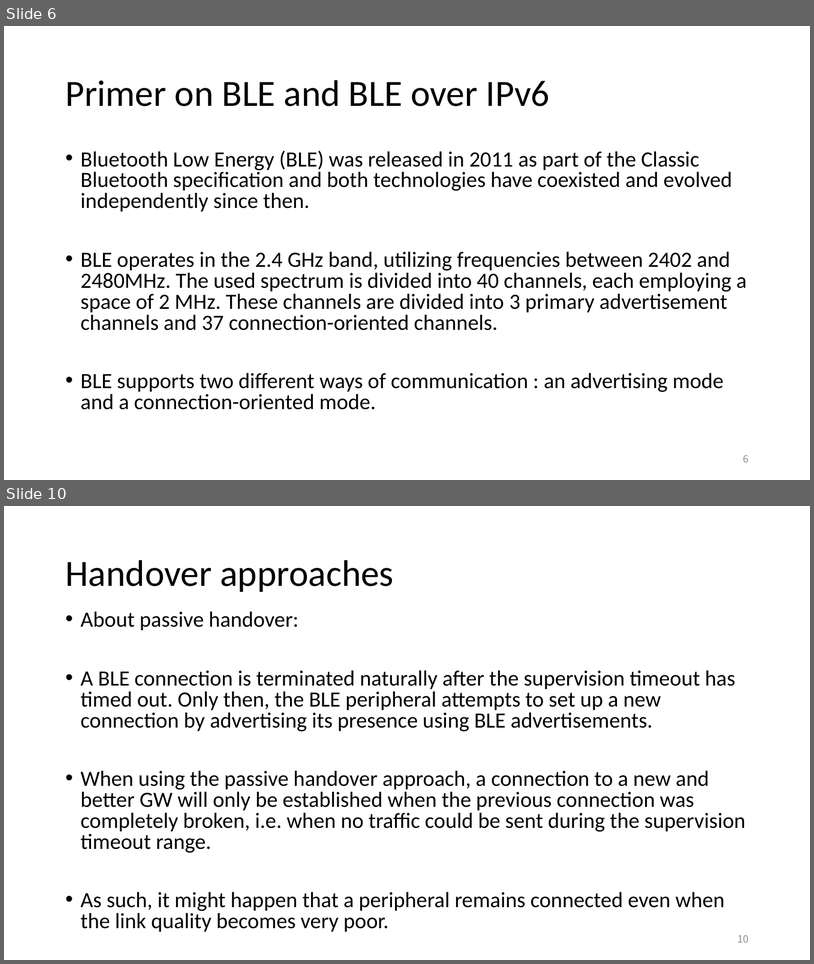
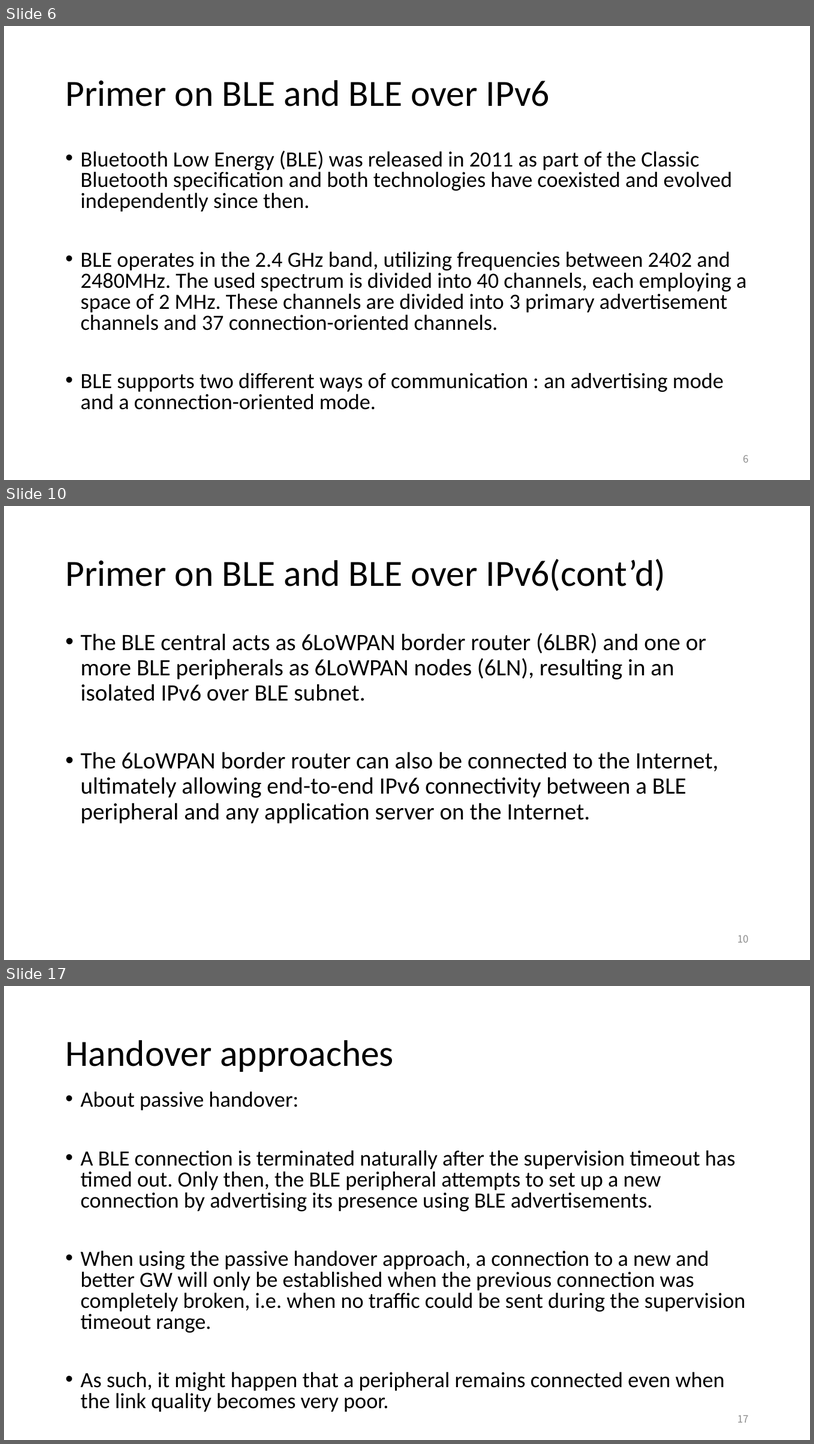
Before and after one commit to EKOISMYLOVE/NTUT_GM_PPT, a slide deck: A BLE-based multi-gateway network infrastructure with handover support for mobile BLE peripherals.pptx. Shown one above the other, each under a label of ours: slides 6 and 10 before the commit, slides 6, 10 and 17 after it; the slides between them are not shown. The pictures are 814x964 and 814x1444 pixels, drawn with LibreOffice and Linux fonts; fonts in the diff are those of the drawing. Boxes give left, top, right and bottom in pixels: in the first picture for what was removed or moved away, otherwise in the second. Text is boxed around its words. In the diff, an @@ line names an element or a change of style, - is before the commit and + after.

```diff
--- a/A BLE-based multi-gateway network infrastructure with handover support for mobile BLE peripherals.pptx
+++ b/A BLE-based multi-gateway network infrastructure with handover support for mobile BLE peripherals.pptx
@@ slide 10 added at [4, 506, 810, 960], background #FFFFFF @@
@@ title added at [65, 559, 666, 591], 44 pt, text #000000 @@
+Primer on BLE and BLE over IPv6(cont’d)
@@ text added at [81, 633, 719, 823], 28 pt, text #000000 @@
+• The BLE central acts as 6LoWPAN border router (6LBR) and one or more BLE peripherals as 6LoWPAN nodes (6LN), resulting in an isolated IPv6 over BLE subnet.
+• The 6LoWPAN border router can also be connected to the Internet, ultimately allowing end-to-end IPv6 connectivity between a BLE peripheral and any application server on the Internet.
@@ page number added at [738, 934, 749, 942], 12 pt, text #8C8C8C @@
+10
@@ what was slide 10 is now slide 17 @@
@@ page number at [738, 1415, 749, 1422]: text changed @@
-10
+17
```
Also in this commit, not shown: 3 slides changed, 6 other slides added.
